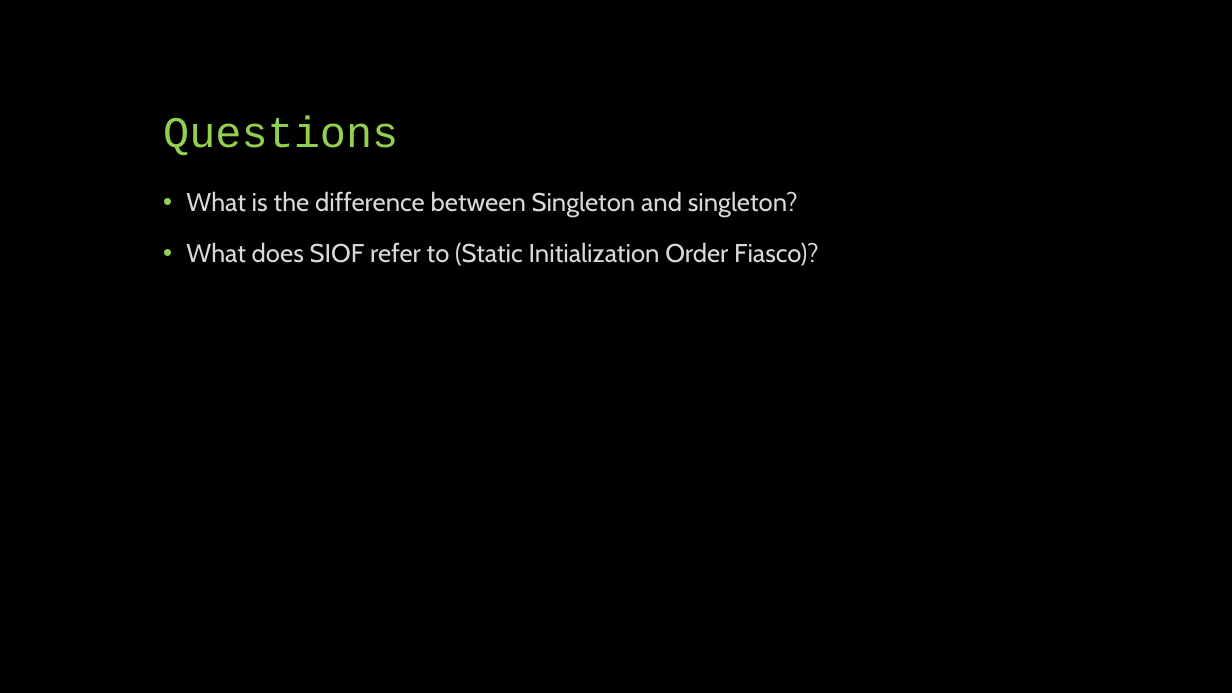
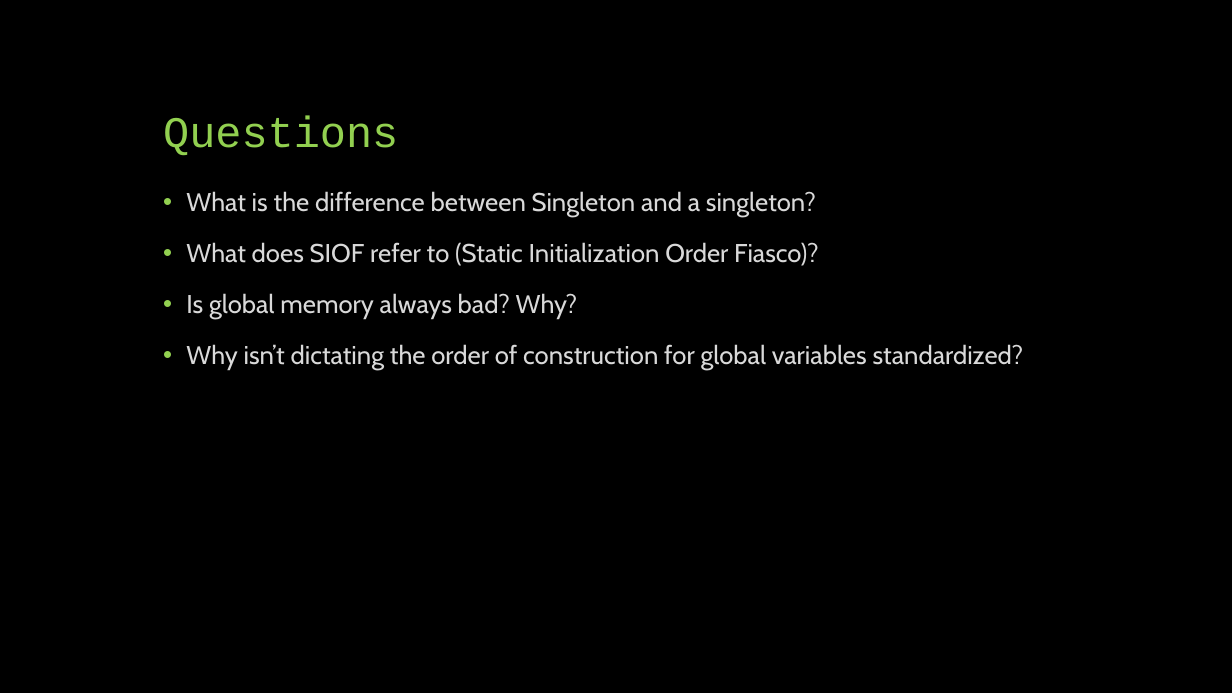
Before and after one commit to FHorrie/Prog4Presentation, a slide deck: slide 12 of Beautiful C++ ch3-2 I.3.pptx. Drawn at 1232x693 pixels with LibreOffice and Linux fonts; fonts in the diff are those of the drawing. Boxes give left, top, right and bottom in pixels: in the first picture for what was removed or moved away, otherwise in the second. Text is boxed around its words. In the diff, an @@ line names an element or a change of style, - is before the commit and + after.

Commit message:
Feat/Added 2 more questions

```diff
--- a/Beautiful C++ ch3-2 I.3.pptx
+++ b/Beautiful C++ ch3-2 I.3.pptx
@@ text at (186, 191, 816, 217): text changed @@
-• What is the difference between Singleton and singleton?
+• What is the difference between Singleton and a singleton?
@@ text at (186, 293, 1024, 369): paragraphs added @@
+• Is global memory always bad? Why?
+• Why isn’t dictating the order of construction for global variables standardized?
```
Also in this commit, not shown: 1 other slide changed.
